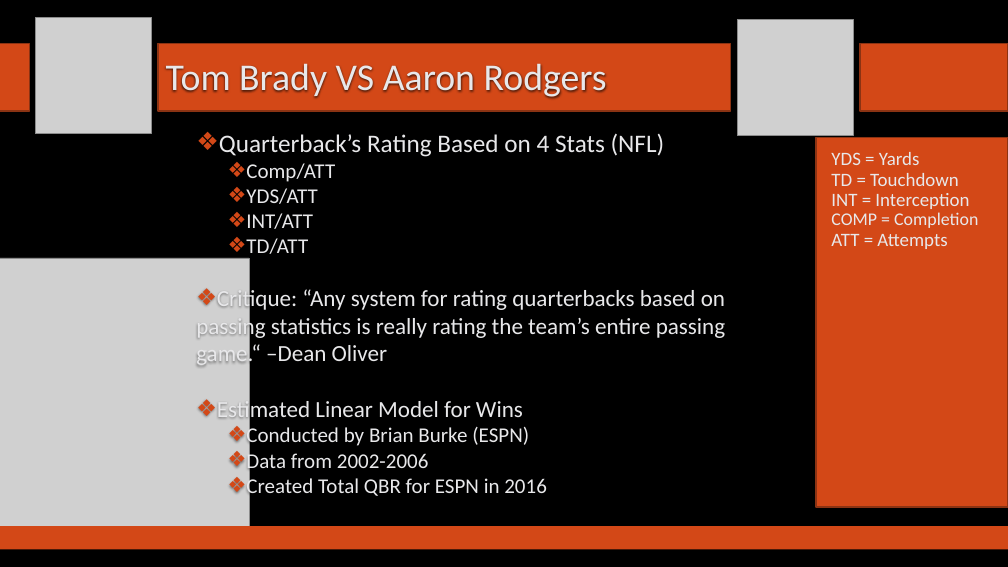
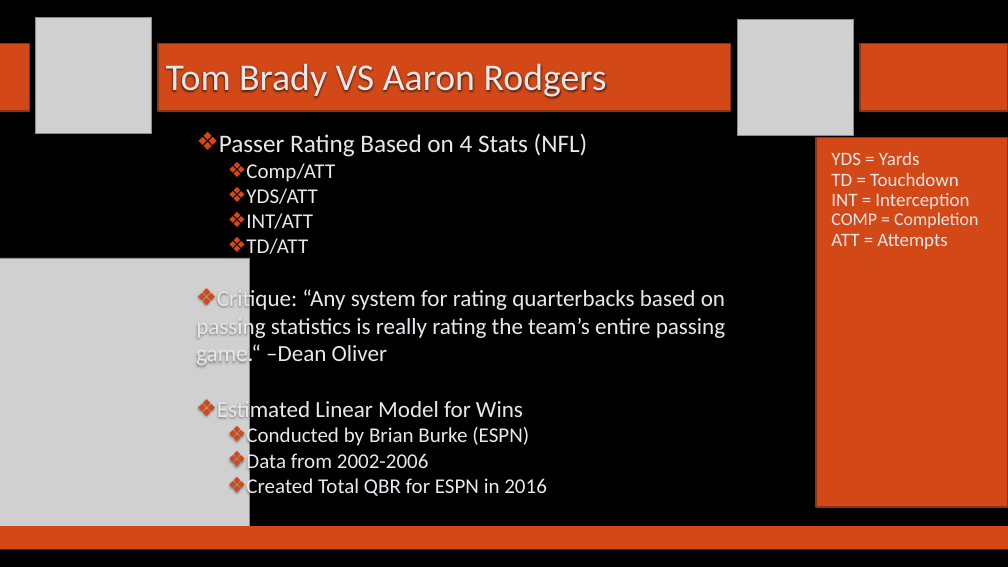
Before and after one commit to SuperMarioGiacomazzo/STOR538_WEBSITE, a slide deck: slide 6 of Slides/Football 2/Footballl_2_Lecture.pptx. Drawn at 1008x567 pixels with LibreOffice and Linux fonts; fonts in the diff are those of the drawing; grey boxes stand for pictures; background and template pictures are left out. Boxes give left, top, right and bottom in pixels: in the first picture for what was removed or moved away, otherwise in the second. Text is boxed around its words. In the diff, an @@ line names an element or a change of style, - is before the commit and + after.

```diff
--- a/Slides/Football 2/Footballl_2_Lecture.pptx
+++ b/Slides/Football 2/Footballl_2_Lecture.pptx
@@ text at [219,133,588,157]: text changed @@
-❖ Quarterback’s Rating Based on 4 Stats (NFL)
+❖ Passer Rating Based on 4 Stats (NFL)
```
Also in this commit, not shown: 1 other file.
